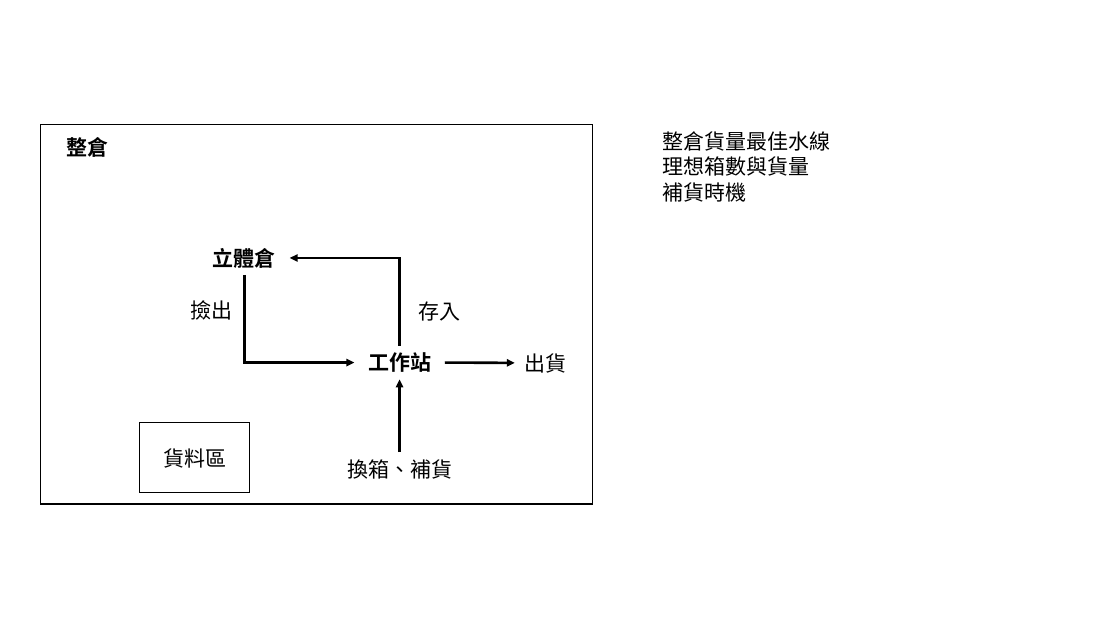
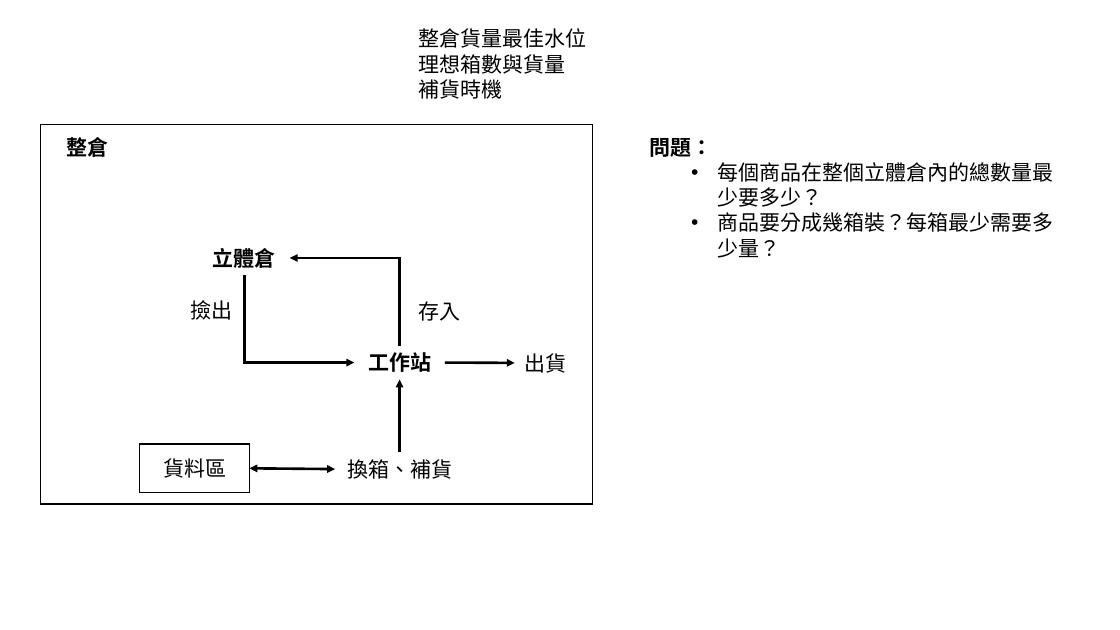
Before and after one commit to ethan1226/asrs_ofai, a slide deck: slide 1 of flowchart.pptx. Drawn at 1120x630 pixels with LibreOffice and Linux fonts; fonts in the diff are those of the drawing. Boxes give left, top, right and bottom in pixels: in the first picture for what was removed or moved away, otherwise in the second. Text is boxed around its words. In the diff, an @@ line names an element or a change of style, - is before the commit and + after.

```diff
--- a/flowchart.pptx
+++ b/flowchart.pptx
@@ text "整倉貨量最佳水位": place and size @@
-text "整倉貨量最佳水位" at [662,131,830,202]
+text "整倉貨量最佳水位" at [419,28,587,99]
@@ text at [419,28,587,48]: text changed @@
-整倉貨量最佳水線
+整倉貨量最佳水位
@@ text added at [649,138,1053,258], 18 pt, text #000000 @@
+問題：
+  • 每個商品在整個立體倉內的總數量最少要多少？
+  • 商品要分成幾箱裝？每箱最少需要多少量？
@@ rectangle "貨料區": place and size @@
-rectangle "貨料區" at [139,423,250,492]
+rectangle "貨料區" at [139,444,250,493]
@@ double arrow added from (250, 469) to (335, 469), #000000 2.25 pt @@
```
Also in this commit, not shown: 2 slides added, 1 slide removed.
